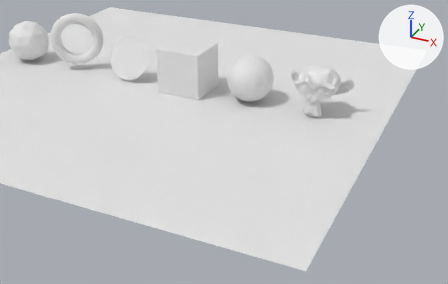
One commit to the Blender file udemy-blender/basics.blend: the scene before it, then after it.
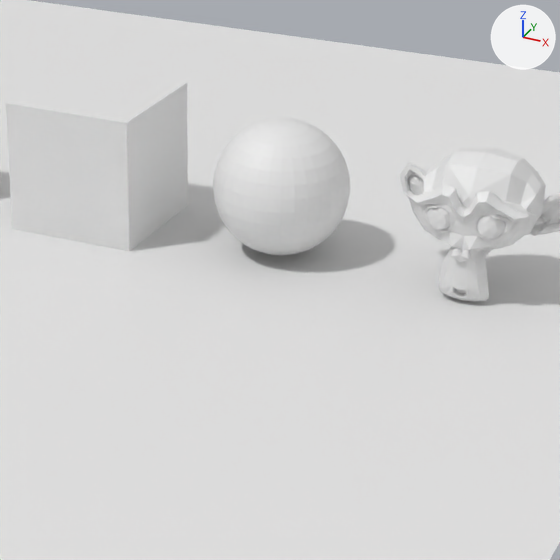
Old and new are each drawn from a 50 mm lens placed at (13.66, -22.95, 10.79), pointed at (3.62, -1.61, -1.41) and again close up on the part from 34% to 77% of the width and 5% to 72% of the height. The lights are fixed; the arrows at upper right show +X, +Y and +Z.

The scene before the commit, as lines of its bpy script (objects in view):
```python
me_plane = bpy.data.meshes.new('Plane')
me_plane.from_pydata([(-1.0, -1.0, 0.0), (1.0, -1.0, 0.0), (-1.0, 1.0, 0.0), (1.0, 1.0, 0.0)], [], [(0, 1, 3, 2)])
me_sphere = bpy.data.meshes.new('Sphere')
me_sphere.from_pydata(...)  # a UV sphere (32 segments, 16 rings, poles along z) spanning x -1.0..1.0, y -1.0..1.0, z -1.0..1.0
me_suzanne_001 = bpy.data.meshes.new('Suzanne.001')
me_suzanne_001.from_pydata(...)  # 507 vertices, 500 faces; spans x -1.37..1.37, y -0.85..0.85, z -0.98..0.98
ob_plane = bpy.data.objects.new('Plane', me_plane)
ob_plane.location = (0.0, 0.0, 0.0)
ob_plane.scale = (10.0, 10.0, 10.0)
ob_sphere = bpy.data.objects.new('Sphere', me_sphere)
ob_sphere.location = (4.1, 0.0, 1.0)
ob_suzanne = bpy.data.objects.new('Suzanne', me_suzanne_001)
ob_suzanne.location = (7.1, 0.0, 1.0)
# also in view: 'Cube' at (1.1, 0.0, 1.0)
```
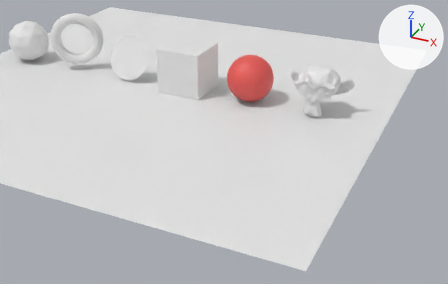
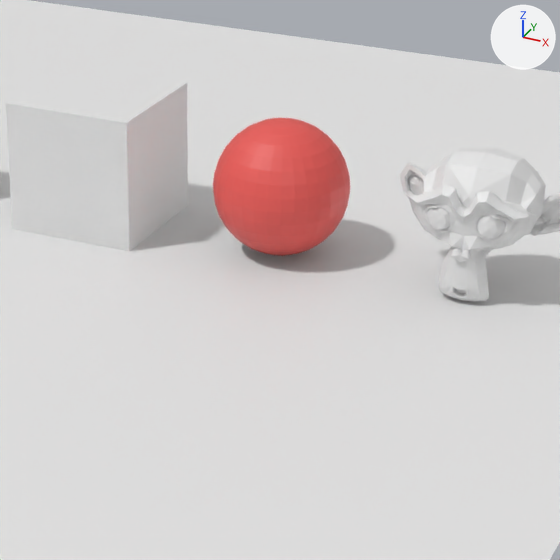
The change, as JSON lines over the scene's bpy script:
```json
{"op": "add", "block": "mat_material_001", "code": ["mat_material_001 = principled_material('Material.001')", "mat_material_001.base_color = (0.8, 0.0998, 0.0885)  # red #e75954"]}
{"block": "me_sphere", "where": "me_sphere.from_pydata(...)  # 482 vertices, 512 faces; spans x -1.0..1.0, y -1.0..1.0, z -1.0..1.0"}
{"op": "add", "block": "me_sphere", "code": "me_sphere.materials.append(mat_material_001)  # red #e75954"}
```

Where the change shows, as pixel boxes [x1, y1, x2, y2] in the close-ups (560 x 560 px):
```json
{"object": "Sphere", "change": "recoloured", "before": [213, 118, 350, 256], "after": [213, 118, 350, 256], "on screen": "white to red"}
```
